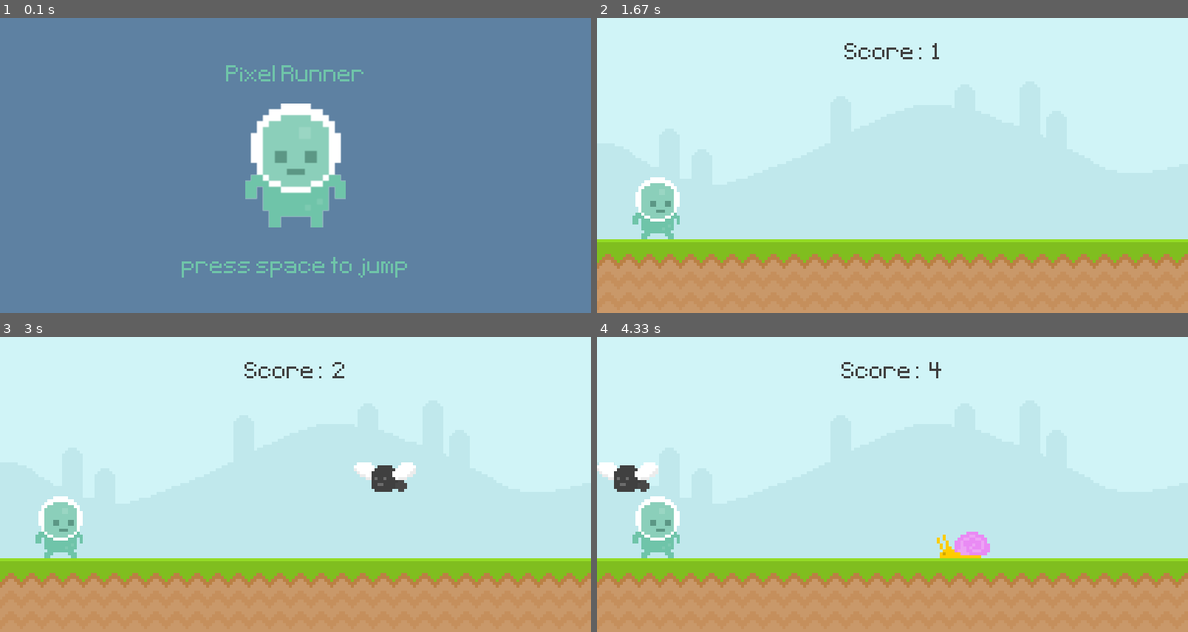
Above: before the commit, frames 1-4 (two rows, left to right).
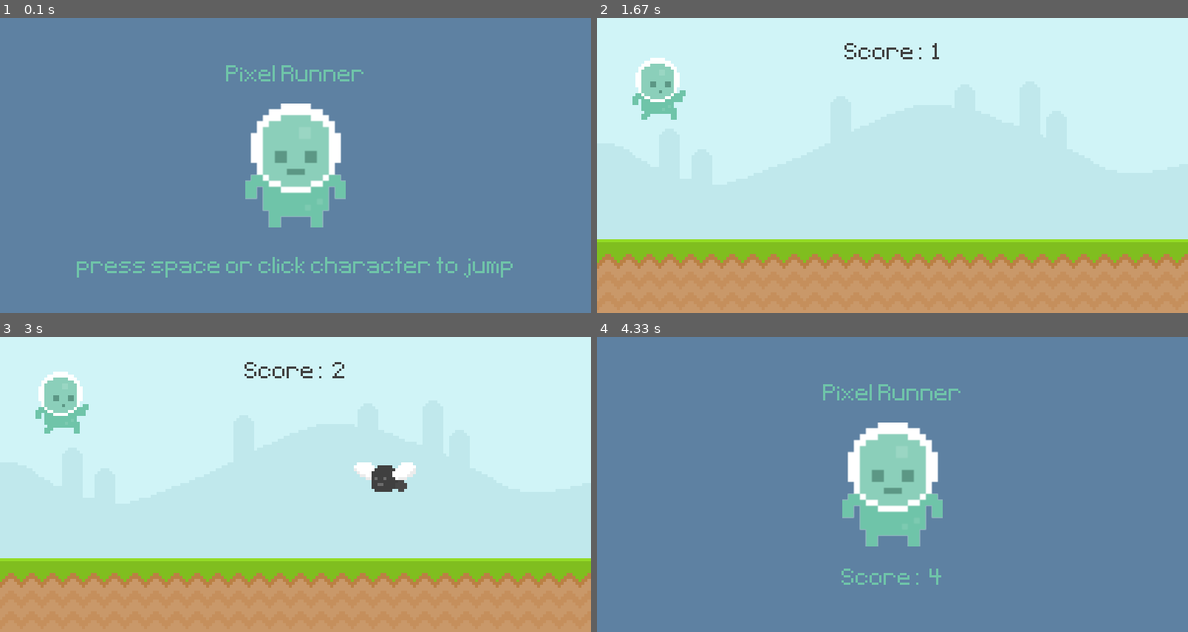
Above: after the commit, the same moments.

Repository: s-hoth/pygame-practice-runner
Game: pygame game, started from main.py
Two runs of this game, one before a commit and one after it. Both use one fixed random seed, a clock stepped at 60 frames per second and the inputs below.
Inputs (mouse positions are in pixels of both pictures, inside the frame that each line leads up to):
- Up to frame 1 (0.1 s): no input
- Up to frame 2 (1.67 s): tap Space at 0.33 s; hold Q 0.67-1.13 s; press the mouse at (957, 165) at 1.2 s; move the mouse to (957, 159) at 1.3 s; release the mouse at (963, 156) at 1.43 s
- Up to frame 3 (3 s): hold Q 2-2.47 s; click (372, 449) at 2.55 s
- Up to frame 4 (4.33 s): click (750, 484) at 3.38 s

The runs differ from the first frame. In frame 1, 1.2% of the frame differs, in the area x 13-87%, y 81-88%; in frame 2, 2.6%; in frame 3, 2.6%; in frame 4, 100%, in the area x 0-100%, y 0-100%.

Commit message:
added more game controls

Diff:
--- a/main.py
+++ b/main.py
@@ -20,9 +20,10 @@
 
     def player_input(self):
         keys = pygame.key.get_pressed()
-        if keys[pygame.K_SPACE] and self.rect.bottom >= 300:
+        mouse = pygame.mouse.get_pressed()
+        if (keys[pygame.K_SPACE] or mouse[0]) and self.rect.bottom >= 300:
             self.gravity = -20
-            self.jump_sound.play()
+            if sound: self.jump_sound.play()
 
     def apply_gravity(self):
         self.gravity += 1
@@ -101,6 +102,7 @@
 bg_music = pygame.mixer.Sound('audio/music.wav')
 bg_music.set_volume(0.5)
 bg_music.play(loops = -1)
+sound = True
 
 #player group
 player = pygame.sprite.GroupSingle()
@@ -120,7 +122,7 @@
 title_surf = test_font.render('Pixel Runner', False, (111,196,169))
 title_rect = title_surf.get_rect(center = (400,80))
 
-instructions_surf = test_font.render('press space to jump', False, (111,196,169))
+instructions_surf = test_font.render('press space or click character to jump', False, (111,196,169))
 instructions_rect = instructions_surf.get_rect(center = (400,340))
 
 #timer
@@ -139,6 +141,10 @@
             if event.type == pygame.KEYDOWN and event.key == pygame.K_SPACE:
                 game_active = True
                 start_time = int(pygame.time.get_ticks() / 1000)
+        if event.type == pygame.KEYDOWN and event.key == pygame.K_q: #q key toggles sound
+            if sound: pygame.mixer.pause()
+            else: pygame.mixer.unpause()
+            sound = not sound
 
     if game_active:
         screen.blit(sky_surf, (0,0))
